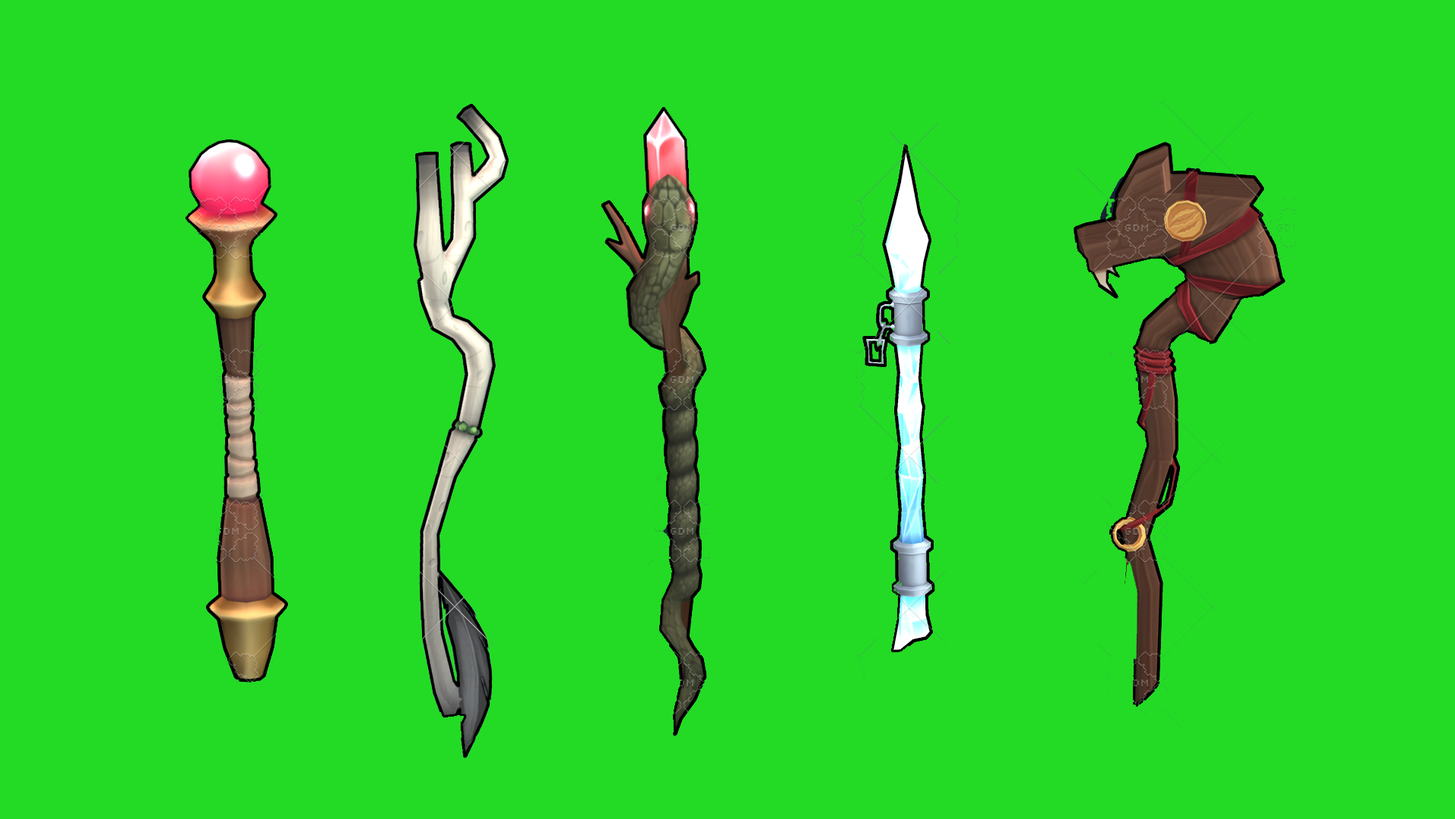
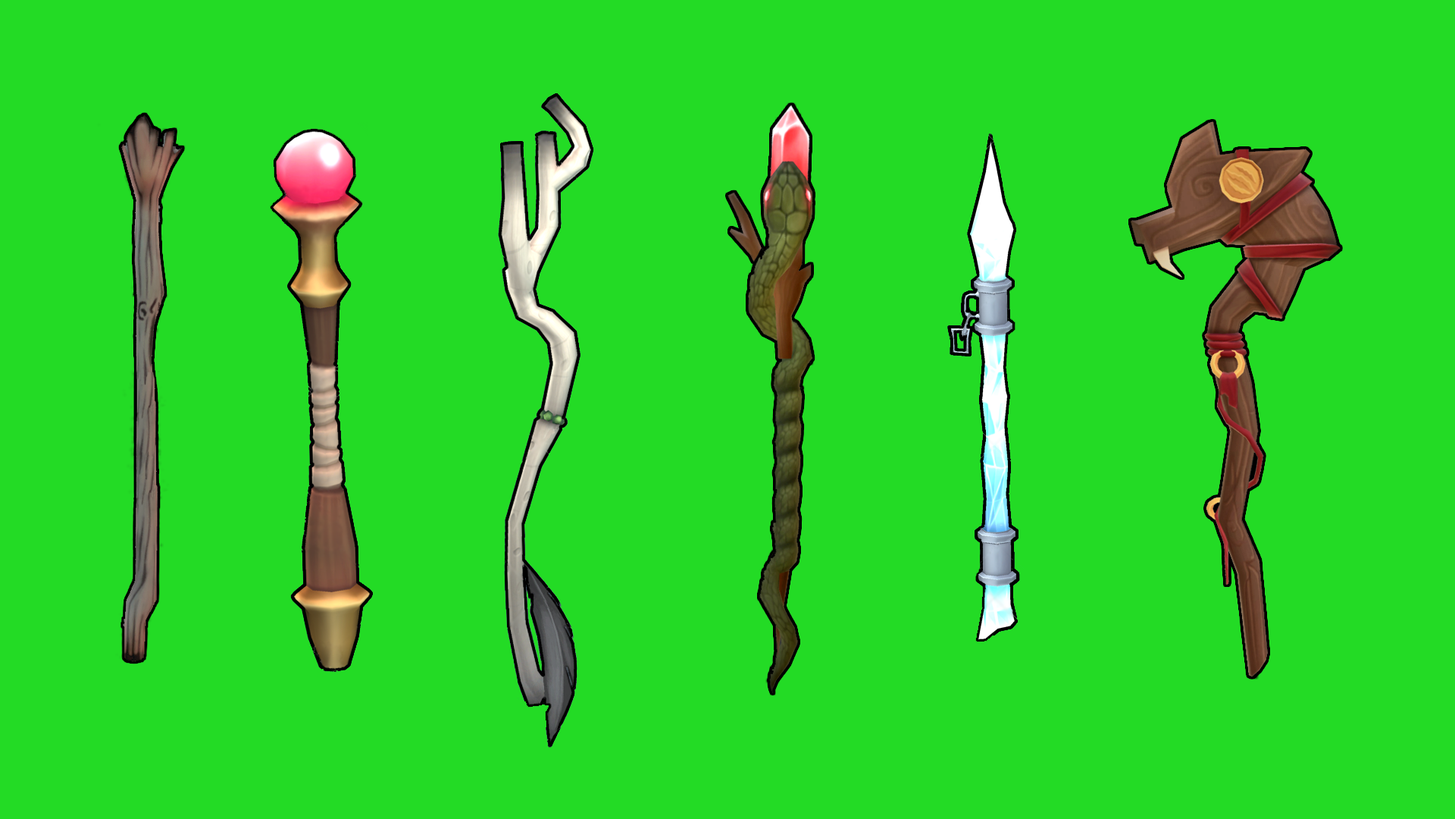
Layered file, before and after one edit (1455 x 819). Changes by layer:
renamed "Layer 4 copy" to "Wands", moved it above "Layer 3", painted on it over [left=97, top=93, right=1344, bottom=758]
removed layer "Layer 5 copy" over [left=601, top=103, right=711, bottom=737]
removed layer "Layer 6" over [left=848, top=122, right=960, bottom=677]
removed layer "Layer 7" over [left=1073, top=90, right=1297, bottom=730]
hid "Layer 3", painted on it over [left=115, top=112, right=317, bottom=685]
